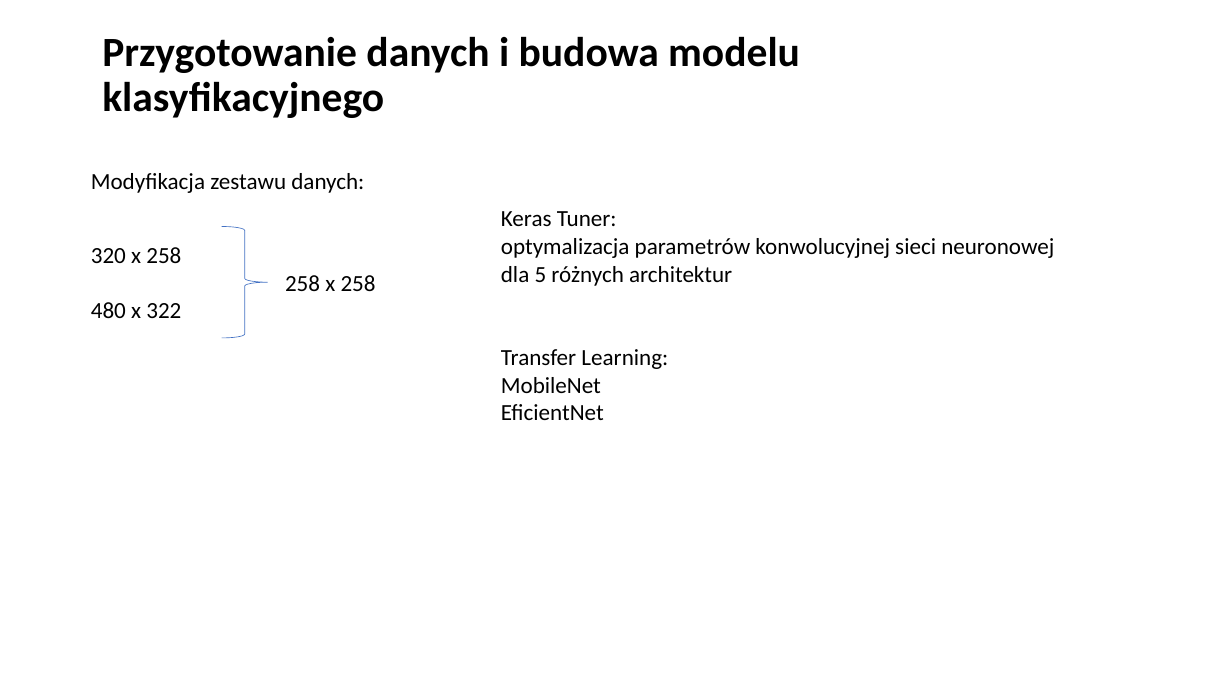
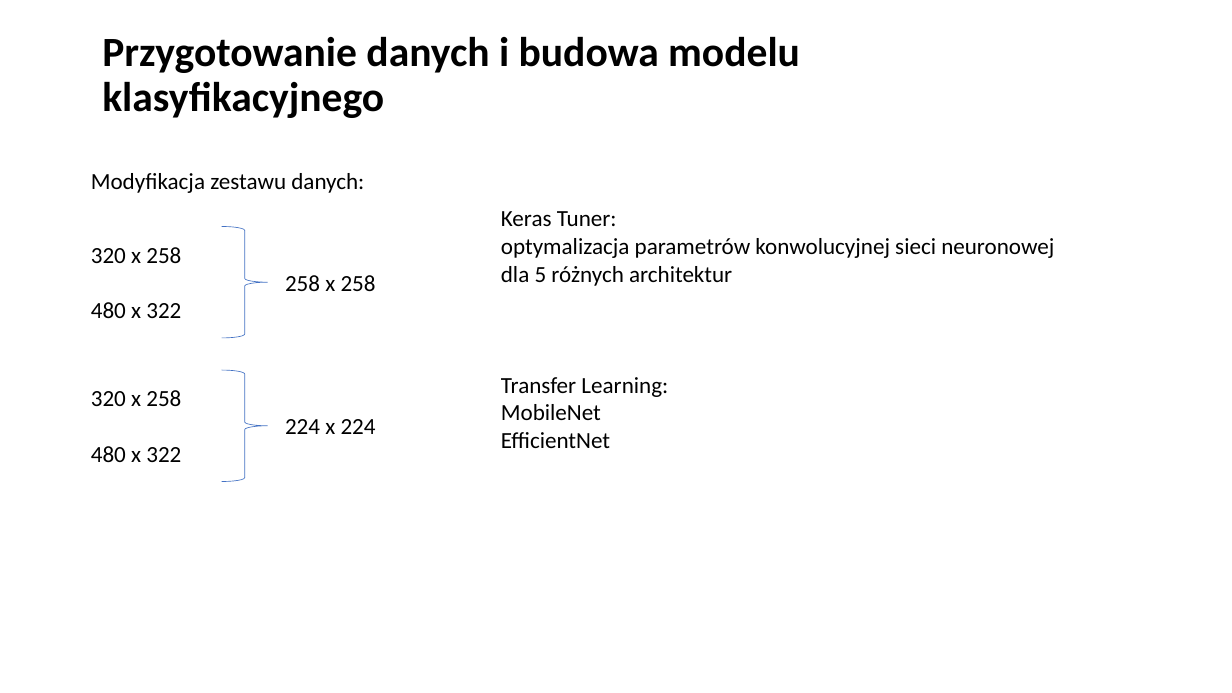
Before and after one commit to infoshareacademy/jdszr5-nonamezzz, a slide deck: slide 3 of Projekt_DL/prezentacja_DL.pptx. Drawn at 1232x693 pixels with LibreOffice and Linux fonts; fonts in the diff are those of the drawing. Boxes give left, top, right and bottom in pixels: in the first picture for what was removed or moved away, otherwise in the second. Text is boxed around its words. In the diff, an @@ line names an element or a change of style, - is before the commit and + after.

Commit message:
presentation final ver.

```diff
--- a/Projekt_DL/prezentacja_DL.pptx
+++ b/Projekt_DL/prezentacja_DL.pptx
@@ right brace added at bbox=[222, 371, 268, 482], outline #4472C4 0.5 pt @@
@@ text added at bbox=[91, 390, 181, 462], 18 pt, text #000000 @@
+320 x 258
+480 x 322
@@ text added at bbox=[285, 419, 376, 434], 18 pt, text #000000 @@
+224 x 224
@@ text at bbox=[501, 432, 610, 448]: text changed @@
-EficientNet
+EfficientNet
```
Also in this commit, not shown: 2 other slides changed, 2 slides added, 1 slide removed.
